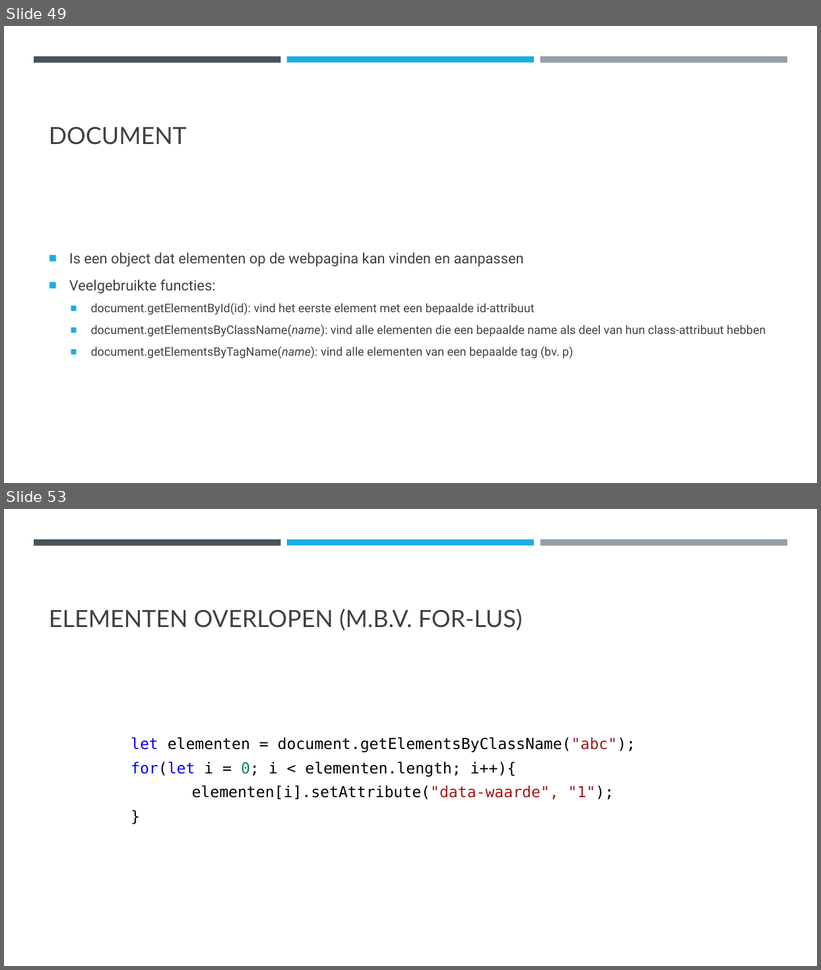
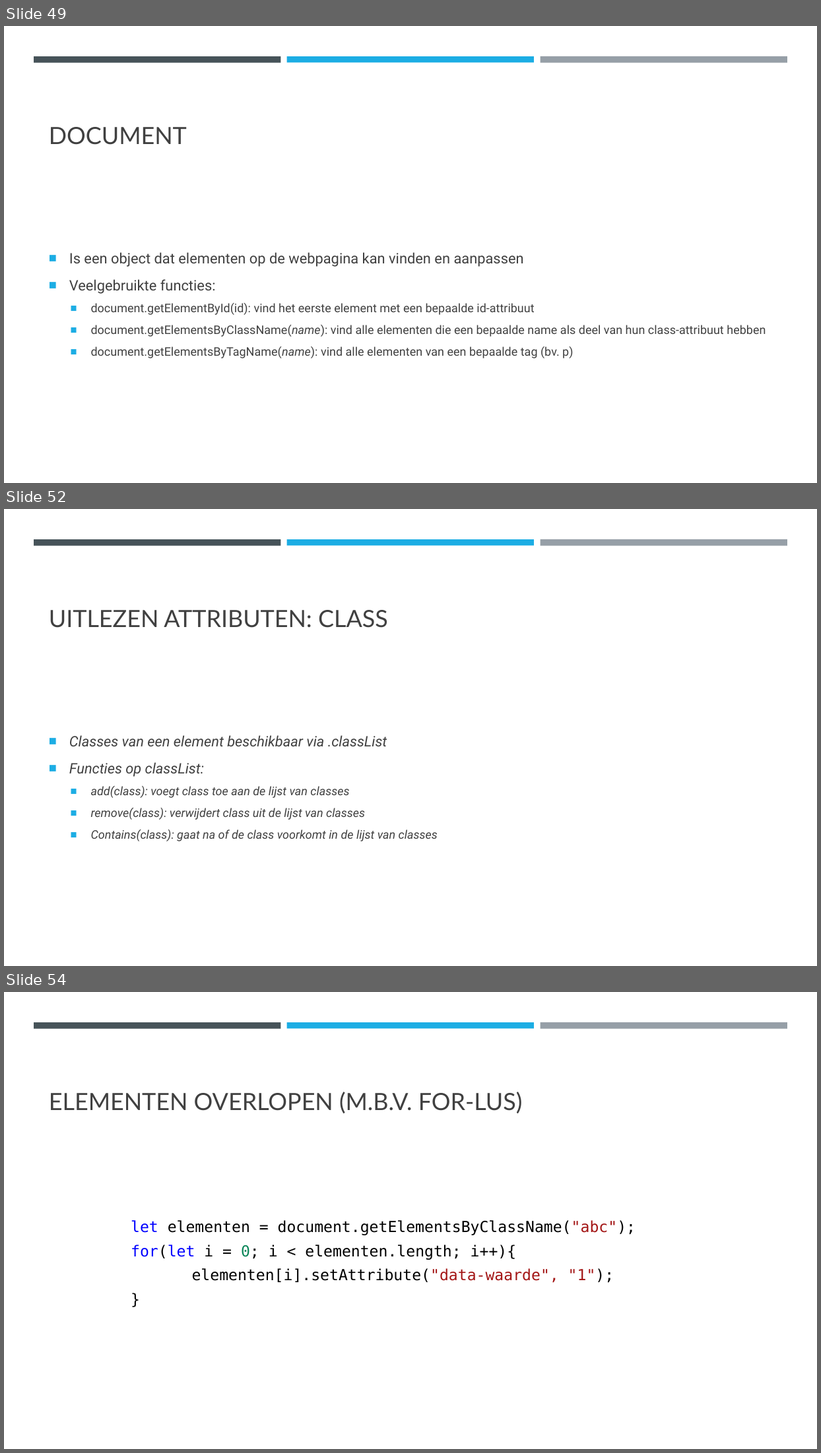
Before and after one commit to DhrLeroy/Webdesign, a slide deck: Webdesign.pptx. Shown one above the other, each under a label of ours: slides 49 and 53 before the commit, slides 49, 52 and 54 after it; the slides between them are not shown. The pictures are 821x970 and 821x1453 pixels, drawn with LibreOffice and Linux fonts; fonts in the diff are those of the drawing. Boxes give left, top, right and bottom in pixels: in the first picture for what was removed or moved away, otherwise in the second. Text is boxed around its words. In the diff, an @@ line names an element or a change of style, - is before the commit and + after.

```diff
--- a/Webdesign.pptx
+++ b/Webdesign.pptx
@@ slide 52 added at (4,509,817,966), background #FFFFFF; not listed: 3 template elements that a slide beside it also shows @@
@@ title added at (49,610,388,628), 28 pt, text #404040 @@
+UITLEZEN ATTRIBUTEN: CLASS
@@ text added at (69,735,438,842), 14 pt, text #404040, italic @@
+■ Classes van een element beschikbaar via .classList
+■ Functies op classList:
+  ■ add(class): voegt class toe aan de lijst van classes
+  ■ remove(class): verwijdert class uit de lijst van classes
+  ■ Contains(class): gaat na of de class voorkomt in de lijst van classes
@@ what was slide 53 is now slide 54 @@
```
Also in this commit, not shown: 8 slides changed, 2 other slides added, 13 other files.
